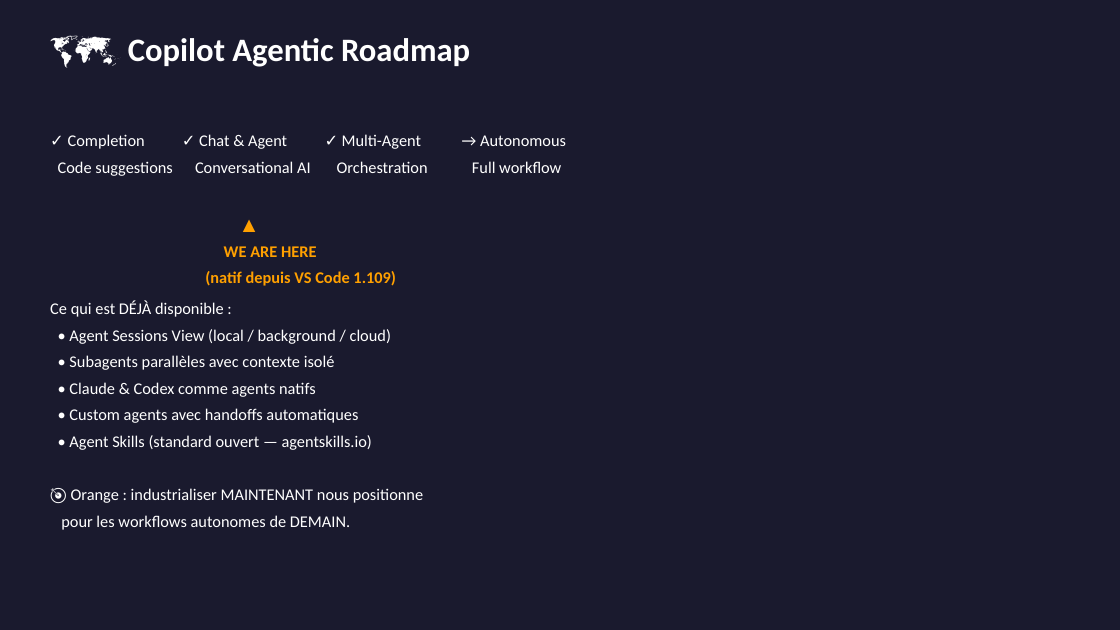
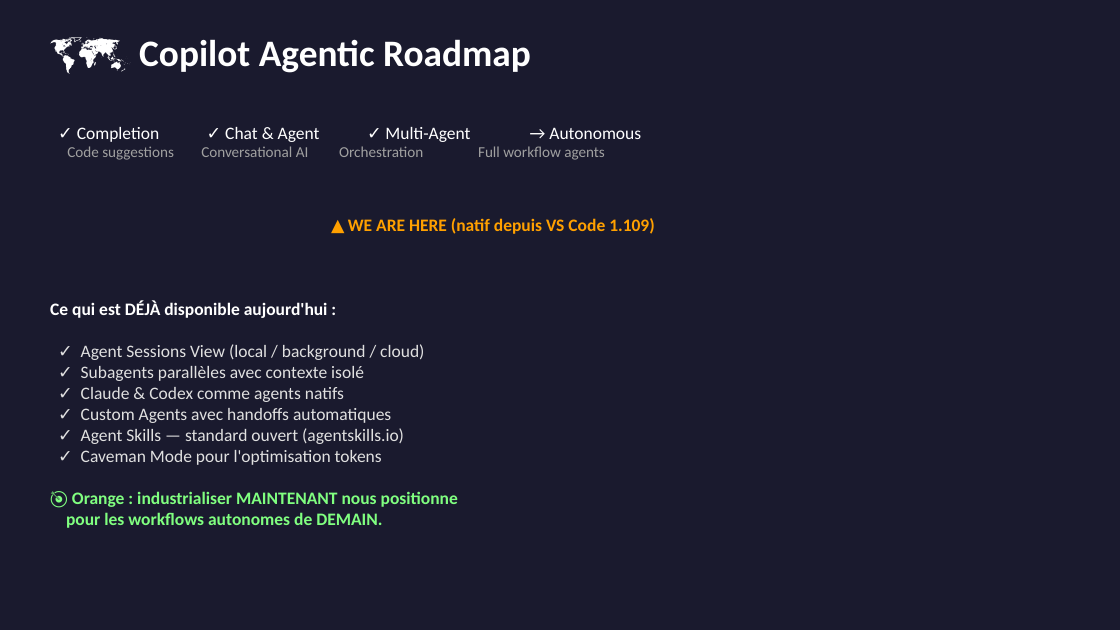
Before and after one commit to Ch0wseth/Github_Community, a slide deck: slide 19 of community-forum-2/Community-Forum-2.pptx. Drawn at 1120x630 pixels with LibreOffice and Linux fonts; fonts in the diff are those of the drawing. Boxes give left, top, right and bottom in pixels: in the first picture for what was removed or moved away, otherwise in the second. Text is boxed around its words. In the diff, an @@ line names an element or a change of style, - is before the commit and + after.

```diff
--- a/community-forum-2/Community-Forum-2.pptx
+++ b/community-forum-2/Community-Forum-2.pptx
@@ text "🗺️ Copilot Agentic Roadmap" at bbox=[139, 39, 531, 73]: size 28 to 32 pt @@
@@ text "✓ Completion ✓ Chat & ...": place and size @@
-text "✓ Completion ✓ Chat & ..." at bbox=[68, 134, 566, 173]
+text "✓ Completion ✓ Chat & ..." at bbox=[77, 127, 605, 160]
@@ text at bbox=[77, 127, 470, 142]: size 14 to 15 pt in "✓ Completion ✓ Chat & Agent ✓ ..."; less space between paragraphs @@
@@ text at bbox=[201, 146, 605, 160]: text changed; size 14 to 13 pt; text colour #FFFFFF to #A0A0A0 @@
-Code suggestions Conversational AI Orchestration Full workflow
+Code suggestions Conversational AI Orchestration Full workflow agents
@@ text at bbox=[348, 218, 655, 234]: text changed; size 14 to 15 pt @@
-▲
-WE ARE HERE
-(natif depuis VS Code 1.109)
+▲ WE ARE HERE (natif depuis VS Code 1.109)
@@ text at bbox=[50, 301, 424, 465]: text changed; size 14 to 15 pt; text colour #FFFFFF to #E0E0E0 @@
-Ce qui est DÉJÀ disponible :
-• Agent Sessions View (local / background / cloud)
-• Subagents parallèles avec contexte isolé
-• Claude & Codex comme agents natifs
-• Custom agents avec handoffs automatiques
-• Agent Skills (standard ouvert — agentskills.io)
+Ce qui est DÉJÀ disponible aujourd'hui :
+✓ Agent Sessions View (local / background / cloud)
+✓ Subagents parallèles avec contexte isolé
+✓ Claude & Codex comme agents natifs
+✓ Custom Agents avec handoffs automatiques
+✓ Agent Skills — standard ouvert (agentskills.io)
+✓ Caveman Mode pour l'optimisation tokens
@@ text at bbox=[66, 491, 458, 528]: size 14 to 15 pt, text colour #FFFFFF to #80FF80, bold on in "🎯 Orange : industrialiser MAINTENANT nous positionne", "pour les workflows autonomes de DEMAIN."; less space between paragraphs @@
```
Also in this commit, not shown: 3 other slides changed.
